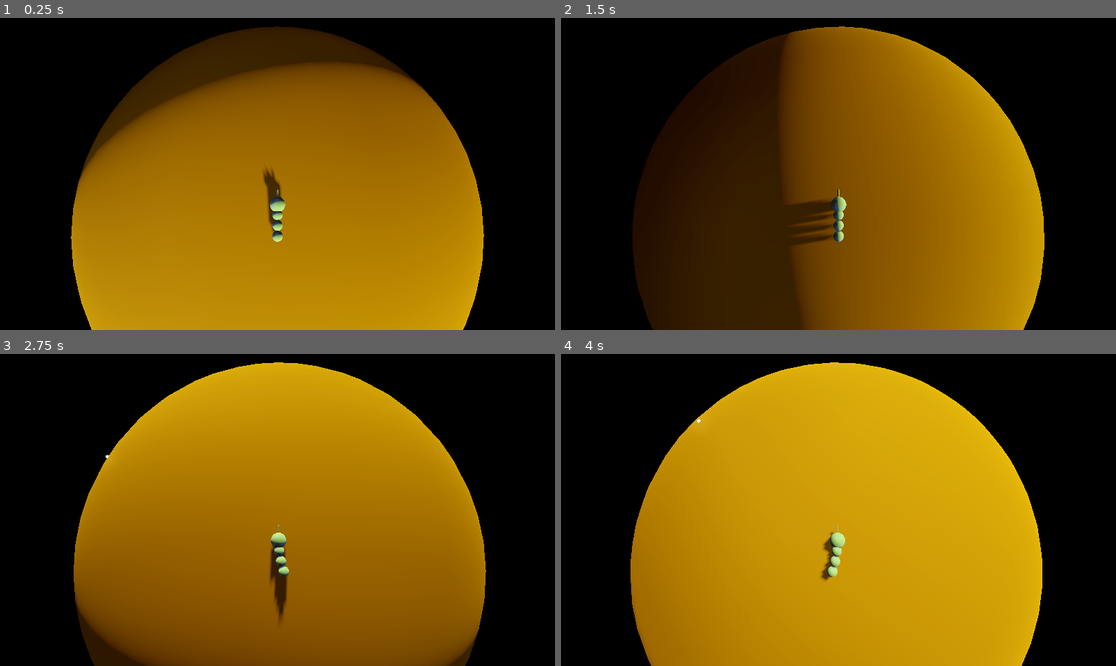
Above: before the commit, frames 1-4 (two rows, left to right).
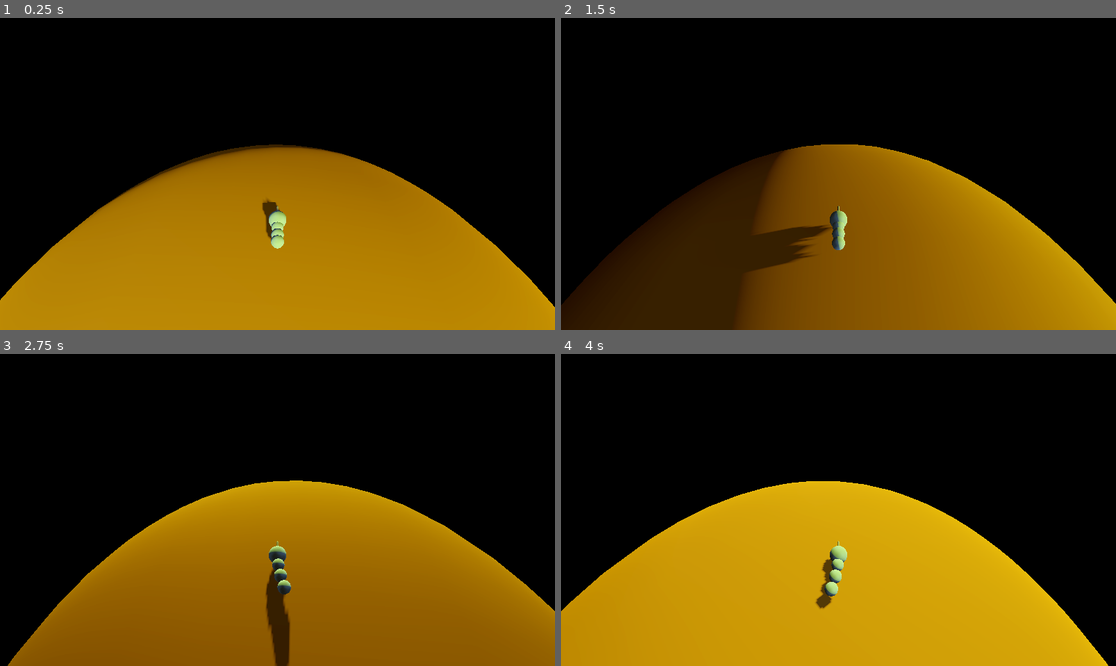
Above: after the commit, the same moments.

Repository: luxgile/gd_snake
Game: Godot game, scene res://scenes/game.tscn
Same seed, same stepped clock (60 frames per second), same inputs: the game is played once before the commit and once after it.
Inputs:
- Up to frame 1 (0.25 s): no input
- Up to frame 2 (1.5 s): hold D (rotate_right) 0.53-1.28 s; hold S (brake) from 1.28 s (still down)
- Up to frame 3 (2.75 s): release S (brake) at 2.03 s; hold D (rotate_right) from 2.03 s (still down)
- Up to frame 4 (4 s): release D (rotate_right) at 2.78 s; hold W (accelerate) 2.78-3.53 s; hold A (rotate_left) from 3.53 s (still down)

The runs differ from the first frame. In frame 1, 32% of the frame differs, in the area x 0-100%, y 2-100%; in frame 2, 35%; in frame 3, 38%, in the area x 1-100%, y 2-100%; in frame 4, 37%.

Commit message:
Juiced the camera a bit

Diff:
--- a/scenes/game.tscn
+++ b/scenes/game.tscn
@@ -38,15 +38,20 @@
 
 [node name="snake" parent="." node_paths=PackedStringArray("world") instance=ExtResource("1_a2gub")]
 transform = Transform3D(0.999979, -0.00144312, 0.0063773, 0.00637425, -0.00211577, -0.999978, 0.00145659, 0.999997, -0.00210652, 0.0214922, 0.0315097, -25.4186)
+world = NodePath("../world")
 starting_parts = 3
-world = NodePath("../world")
+brake_speed = 5.0
+acc_speed = 15.0
+speed_lerp = 0.9
 
 [node name="camera" type="Camera3D" parent="." node_paths=PackedStringArray("target")]
 transform = Transform3D(-0.848988, 0.162392, -0.50284, 0, 0.951606, 0.307321, 0.528412, 0.260912, -0.807902, -10.452, 4.47554, -16.2382)
 script = ExtResource("2_3g7ar")
 target = NodePath("../snake")
-distance = 10.0
-predict_target = 9.0
+target_offset = Vector3(0, 1, -4)
+position_smoothness = 0.7
+distance = 7.0
+look_offset = Vector3(0, -3, 0)
 
 [node name="light & env" type="Node3D" parent="."]
 
--- a/src/camera.gd
+++ b/src/camera.gd
@@ -1,14 +1,19 @@
 extends Camera3D
 
-@export var target: Node3D
+@export var target: Snake
+@export var target_offset: Vector3
+@export_range(0, 1) var position_smoothness: float
 @export var distance: float
-@export var predict_target: float
+@export var look_offset: Vector3
 
-var last_target_pos: Vector3
 
 func _process(delta: float) -> void:
-	position = target.position + target.transform.basis.y * distance
-	var prediction = target.position + (position - last_target_pos).normalized() * predict_target
-	look_at(prediction, -target.transform.basis.z)
-	last_target_pos = target.position
+	var local_offset = TransformUtils.local_dir(target.transform, target_offset)
+	var target_pos = target.position + local_offset + target.transform.basis.y * distance
+	position = lerp(target_pos, position, position_smoothness)
+
+	var local_look_offset = TransformUtils.local_dir(target.transform, look_offset)
+	var target_look = target.position + local_look_offset
+	look_at(target_look, -target.transform.basis.z)
+
 	pass
--- a/src/snake.gd
+++ b/src/snake.gd
@@ -1,16 +1,28 @@
 extends CharacterBody3D
 class_name Snake
 
+@export_group("References")
 @export var s_snake_part: PackedScene
-@export var starting_parts: int
 @export var world: World
 @export var position_cacher: PositionCacher
 @export var food_eater: Area3D
+
+@export_group("Init")
+@export var starting_parts: int
+
+@export_group("Settings")
 @export var height_offset: float
-@export var speed: float = 10
+
+@export_subgroup("Movement Settings")
+@export var brake_speed: float = 10
+@export var normal_speed: float = 10
+@export var acc_speed: float = 10
+@export_range(0, 1) var speed_lerp: float
 @export var rot_speed: float = 1
 
 var parts: Array[SnakePart] = []
+var curr_speed: float
+var target_speed: float
 
 func _ready() -> void:
 	position_cacher.fill_empty(transform.basis.z * 0.2)
@@ -47,7 +59,14 @@
 
 
 func _horizontal_mov(local_forward: Vector3, delta: float) -> void:
-	move_and_collide(local_forward * speed * delta)
+	target_speed = normal_speed
+	if Input.is_action_pressed("brake"):
+		target_speed = brake_speed
+	elif Input.is_action_pressed("accelerate"):
+		target_speed = acc_speed
+
+	curr_speed = lerp(target_speed, curr_speed, speed_lerp)
+	move_and_collide(local_forward * curr_speed * delta)
 	pass
 
 func spawn_new_part():
--- /dev/null
+++ b/src/utils/transform_utils.gd
@@ -0,0 +1,13 @@
+class_name TransformUtils
+
+static func forward(transform: Transform3D) -> Vector3:
+	return -transform.basis.z
+
+static func right(transform: Transform3D) -> Vector3:
+	return transform.basis.x
+
+static func up(transform: Transform3D) -> Vector3:
+	return transform.basis.z
+
+static func local_dir(transform: Transform3D, dir: Vector3) -> Vector3:
+	return dir.x * right(transform) + dir.y * up(transform) + dir.z * forward(transform)
Not shown: 1 places in scenes/snake.tscn that only renumber resources
